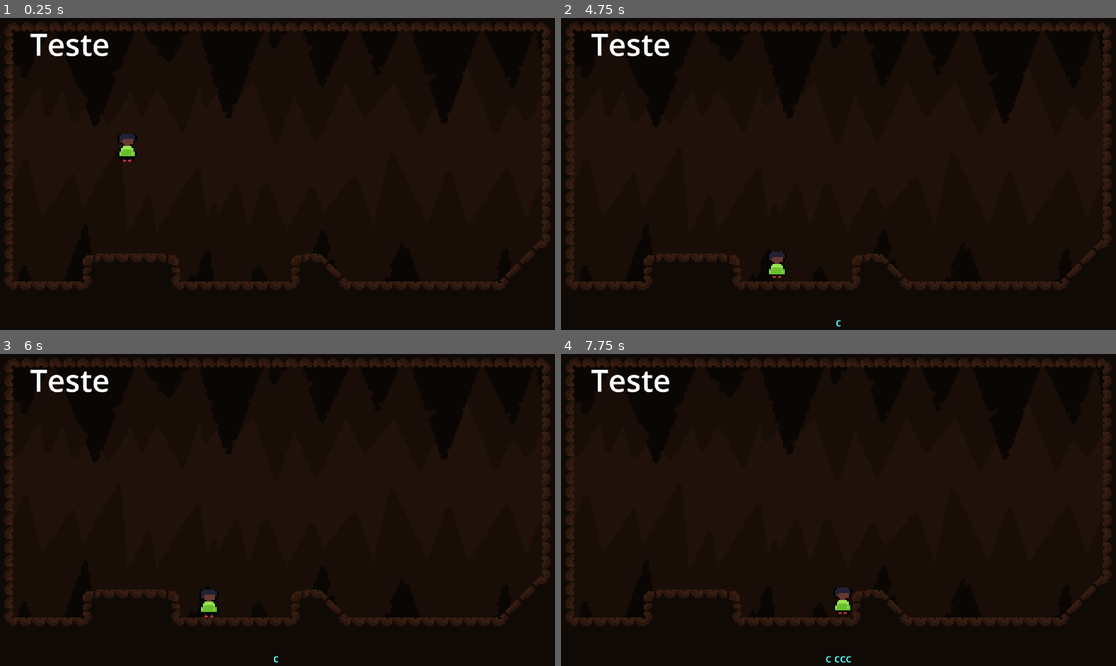
Above: before the commit, frames 1-4 (two rows, left to right).
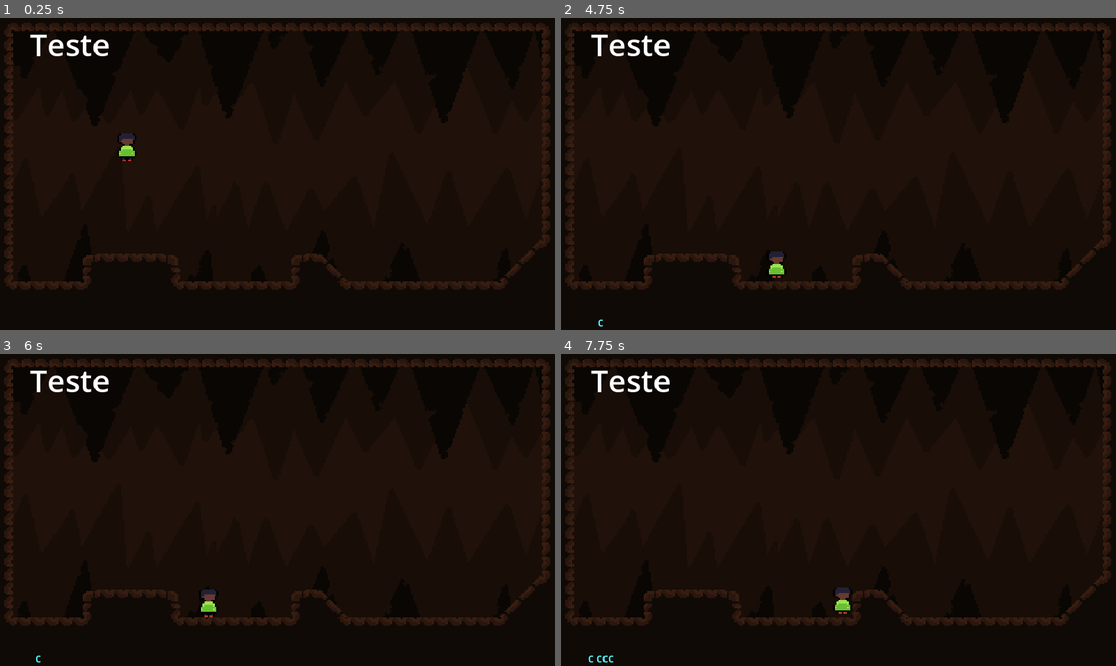
Above: after the commit, the same moments.

Repository: Omegalolchan/Cave_Runner
Game: Godot game, scene res://assets/Scenes/HighRES_Test_scene.tscn
Two runs of this game, one before a commit and one after it. Both use one fixed random seed, a clock stepped at 60 frames per second and the inputs below. Before the commit the project has no main scene; this scene is started directly in both runs.
Inputs:
- Up to frame 1 (0.25 s): no input
- Up to frame 2 (4.75 s): tap Enter at 0.5 s; hold Right (moveRight) 0.53-1.28 s; hold Down (slide) 0.53-1.28 s; tap C (jump) at 0.77, 1.52, 3.02, 3.77, 4.52 s; hold Left (moveLeft) 1.28-2.03 s; tap Down (slide) at 1.35, 2.85, 4.35 s; hold Down (slide) 2.03-2.78 s; hold Right (moveRight) 2.03-3.53 s; hold Down (slide) 3.53-4.28 s; hold Left (moveLeft) from 3.53 s (still down); tap ` (debug) at 4.15 s
- Up to frame 3 (6 s): hold Down (slide) 5.03-5.78 s; tap Space at 5.75 s; release Left (moveLeft) at 5.78 s; hold Right (moveRight) from 5.78 s (still down); tap Down (slide) at 5.85 s
- Up to frame 4 (7.75 s): keep holding Right (moveRight); tap C (jump) at 6.02, 6.77, 7.52 s; hold Down (slide) 6.53-7.28 s; tap Down (slide) at 7.35 s

The runs differ from the first frame. In frame 1, 0.3% of the frame differs, in the area x 1-99%, y 2-88%; in frame 2, 0.3%; in frame 3, 0.3%; in frame 4, 0.4%, in the area x 1-99%, y 2-99%.

Commit message:
started working on resolutionoptions in debug menu

Diff:
--- a/assets/Objects/DebugWindow.tscn
+++ b/assets/Objects/DebugWindow.tscn
@@ -10,23 +10,24 @@
 font_color = Color(0.305882, 1, 1, 1)
 
 [node name="Control" type="Control"]
+z_index = 10
+layout_direction = 2
 layout_mode = 3
-anchors_preset = 15
-anchor_right = 1.0
+anchors_preset = 2
+anchor_top = 1.0
 anchor_bottom = 1.0
-grow_horizontal = 2
-grow_vertical = 2
+grow_vertical = 0
+size_flags_horizontal = 3
+size_flags_vertical = 3
 script = ExtResource("1_ylq8k")
 
 [node name="Label" type="Label" parent="."]
-z_index = 10
 layout_mode = 1
-anchors_preset = 12
+anchors_preset = 2
 anchor_top = 1.0
-anchor_right = 1.0
 anchor_bottom = 1.0
-offset_top = -23.0
-grow_horizontal = 2
+offset_top = -55.0
+offset_right = 280.0
 grow_vertical = 0
 text = "PLACEHOLDER"
 label_settings = SubResource("LabelSettings_i7r17")
--- a/assets/Scenes/HighRES_Test_scene.tscn
+++ b/assets/Scenes/HighRES_Test_scene.tscn
@@ -10,6 +10,8 @@
 font_size = 106
 
 [node name="Node" type="Node"]
+
+[node name="ResolutionHandler" type="Node" parent="."]
 script = ExtResource("1_ankvq")
 
 [node name="SubViewportContainer" type="SubViewportContainer" parent="."]
--- a/assets/Scripts/Debug.gd
+++ b/assets/Scripts/Debug.gd
@@ -3,6 +3,7 @@
 var placeholder_text = "-"
 var active = false
 @onready var external_script_node = $Node
+
 
 func _ready():
 	$Label.text = placeholder_text
@@ -51,6 +52,9 @@
 	match command_array[0]:
 		'run':
 			run_external_script()
+		'res':
+			size = Vector2i(int(command_array[1]), int(command_array[2]))
+			ResolutionHandler.window.size = size
 		_:
 			print("this commmand does not exist")
 	return
@@ -69,7 +73,7 @@
 
 func run_external_script():
 	###################################################
-	#external script needs to be one dir before res://
+	#external script needs to be one dir before res
 	#name = debug_cr_script.gd
 	#extends from node
 	#and have run()
--- a/assets/Scripts/ResolutionHandler.gd
+++ b/assets/Scripts/ResolutionHandler.gd
@@ -1,14 +1,14 @@
 extends Node
+class_name ResolutionHandler
 
-var scale_factor : int = 6
+static var scale_factor : int = 6
+static var window : Window
 
 func _ready():
-	get_viewport().size = Vector2i(320, 180) * scale_factor
-	pass
-
-func _process(_delta):
-	pass
+	window = get_window()
+	window.size_changed.connect(change_resolution)
 
 func change_resolution():
-	get_viewport().size = Vector2i(320, 180) * scale_factor
+	#window.size = Vector2i(320, 180) * scale_factor
+	DisplayServer.window_set_size(window.size,0)
 	return
--- a/project.godot
+++ b/project.godot
@@ -11,6 +11,7 @@
 [application]
 
 config/name="Cave_Runner"
+run/main_scene="res://assets/Scenes/Debug Scene.tscn"
 config/features=PackedStringArray("4.2", "Forward Plus")
 boot_splash/show_image=false
 config/icon="res://icon.svg"
@@ -23,8 +24,8 @@
 
 window/size/viewport_width=1920
 window/size/viewport_height=1080
-window/size/window_width_override=1280
-window/size/window_height_override=720
+window/size/window_width_override=320
+window/size/window_height_override=180
 window/stretch/mode="canvas_items"
 window/stretch/aspect="ignore"
 
Not shown: 1 places in assets/Objects/DebugWindow.tscn that only renumber resources
Not shown: 1 places in assets/Scenes/HighRES_Test_scene.tscn that only renumber resources
Not shown, added: export_presets.cfg
